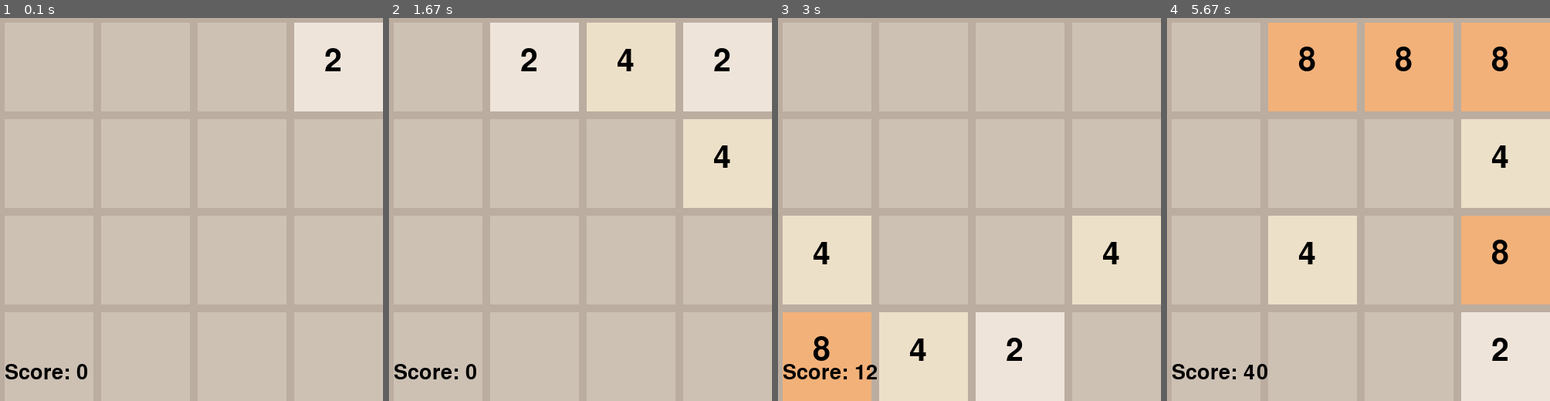
Above: before the commit, frames 1-4 (left to right).
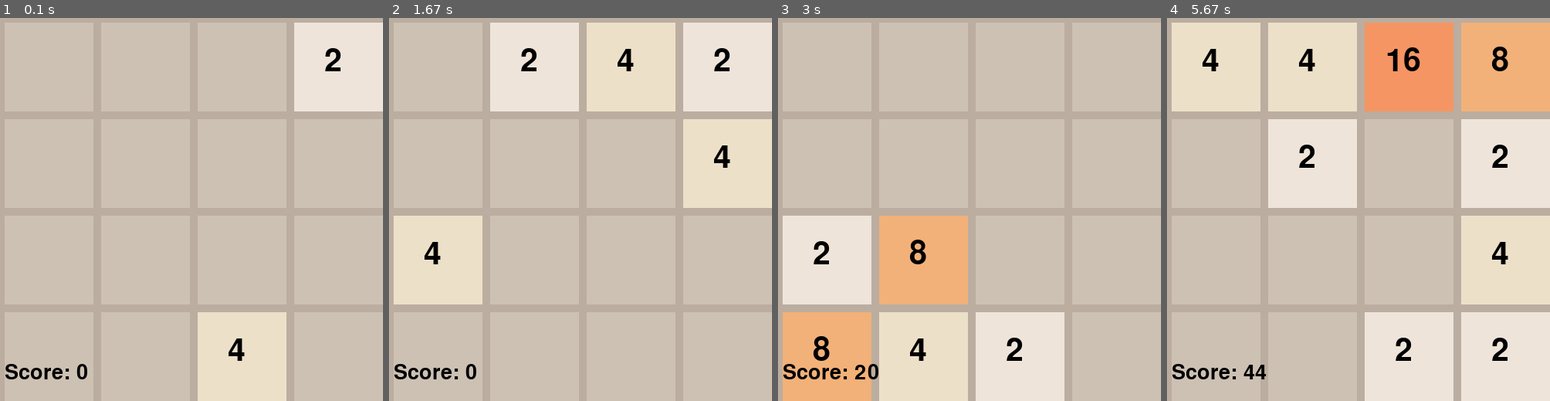
Above: after the commit, the same moments.

Repository: i0z0m/2048-pygame
Game: pygame game, started from src/2048_pygame/__main__.py
Same seed, same stepped clock (60 frames per second), same inputs: the game is played once before the commit and once after it.
Inputs:
- Up to frame 1 (0.1 s): no input
- Up to frame 2 (1.67 s): hold Right 0.33-0.8 s; hold Up 0.83-1.13 s; hold Right 1.17-1.63 s
- Up to frame 3 (3 s): hold Left 1.67-2.2 s; hold Down 2.23-2.53 s; hold Left 2.57-2.97 s
- Up to frame 4 (5.67 s): hold Up 3-3.37 s; hold Right 3.4-4.03 s; hold Down 4.07-4.43 s; hold Left 4.47-4.93 s; hold Right 4.97-5.43 s; hold Up from 5.47 s (still down)

The runs differ from the first frame. In frame 1, 5.4% of the frame differs, in the area x 51-75%, y 76-100%; in frame 2, 5.4%; in frame 3, 11%; in frame 4, 38%, in the area x 1-100%, y 1-100%.

Commit message:
undo: Add necessary duplication on game design

Diff:
--- a/src/2048_pygame/__main__.py
+++ b/src/2048_pygame/__main__.py
@@ -90,6 +90,7 @@
 # ゲームの状態を初期化
 game_state = GameState()
 game_state.place_random_tile()
+game_state.place_random_tile()
 
 # ゲームループ
 running = True
